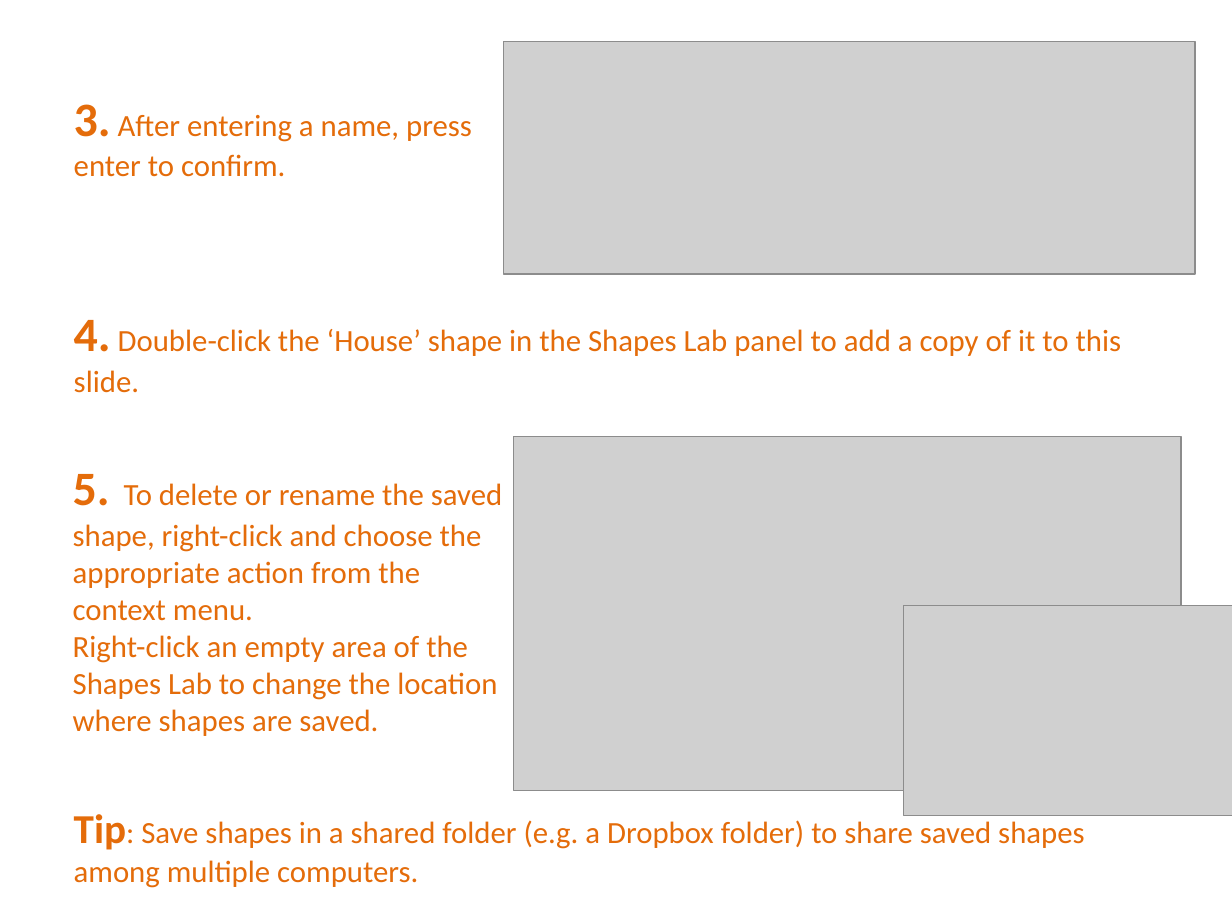
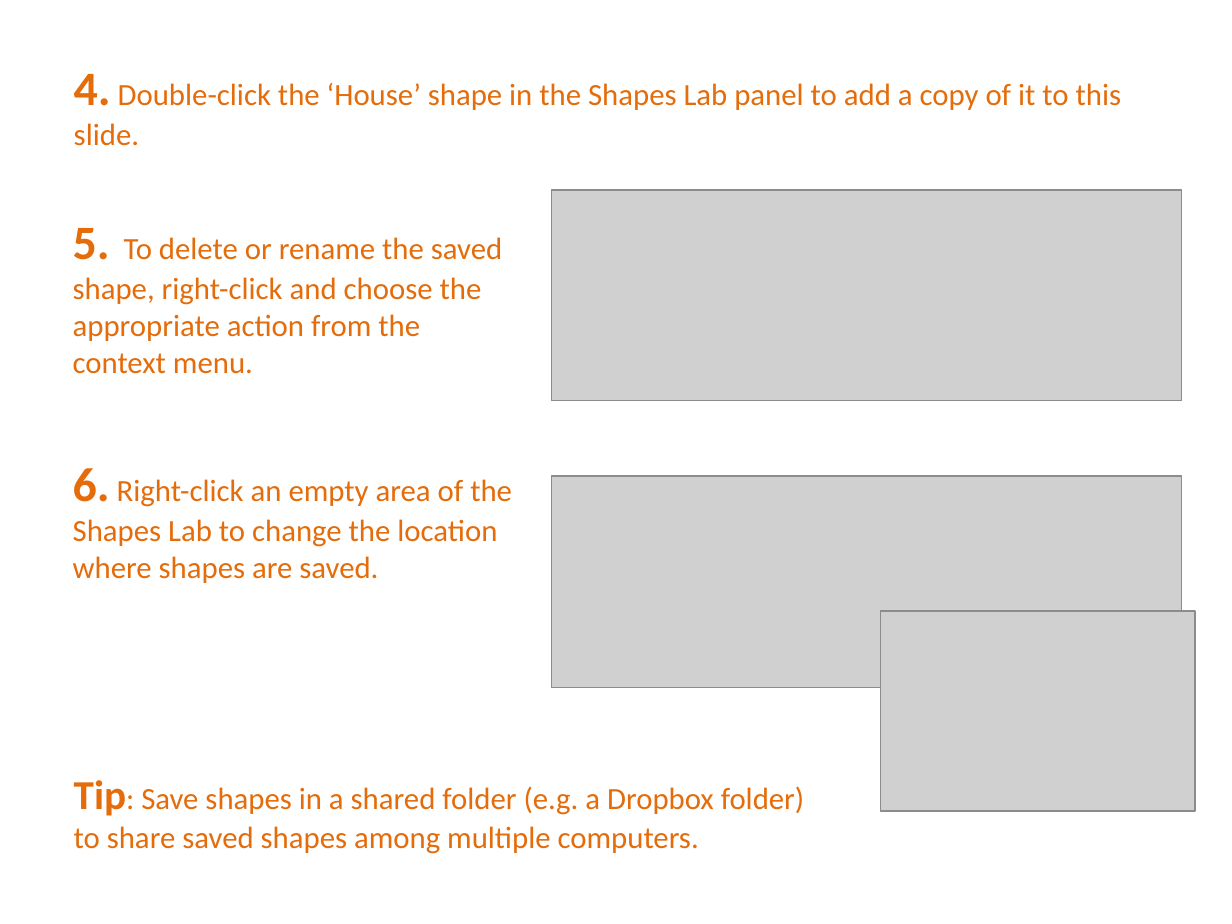
Before and after one commit to PowerPointLabs/PowerPointLabs, a slide deck: slide 31 of doc/PowerPointLabs Quick Tutorial.pptx (slide 30 before the commit). Drawn at 1232x924 pixels with LibreOffice and Linux fonts; fonts in the diff are those of the drawing; grey boxes stand for pictures. Boxes give left, top, right and bottom in pixels: in the first picture for what was removed or moved away, otherwise in the second. Text is boxed around its words. In the diff, an @@ line names an element or a change of style, - is before the commit and + after.

```diff
--- a/doc/PowerPointLabs Quick Tutorial.pptx
+++ b/doc/PowerPointLabs Quick Tutorial.pptx
@@ text "4. Double-click the ‘House’ shape ...": place and size @@
-text "4. Double-click the ‘House’ shape ..." at box(74, 320, 1122, 393)
+text "4. Double-click the ‘House’ shape ..." at box(74, 74, 1122, 146)
@@ text removed at box(74, 104, 472, 177) @@
-3. After entering a name, press enter to confirm.
@@ picture: place and size @@
-picture at box(514, 436, 1181, 790)
+picture at box(552, 190, 1181, 400)
@@ text at box(73, 228, 512, 583): text changed @@
-5. To delete or rename the saved shape, right-click and choose the appropriate action from the context menu.
-Right-click an empty area of the Shapes Lab to change the location where shapes are saved.
+5. To delete or rename the saved shape, right-click and choose the appropriate action from the context menu.
+6. Right-click an empty area of the Shapes Lab to change the location where shapes are saved.
@@ picture: place and size @@
-picture at box(504, 42, 1195, 275)
+picture at box(552, 476, 1181, 687)
@@ picture: place and size @@
-picture at box(903, 606, 1232, 816)
+picture at box(881, 611, 1195, 811)
@@ text "Tip: Save shapes in a ..." rewrapped from box(74, 814, 1084, 888) to box(74, 780, 805, 854) @@
```
Also in this commit, not shown: 12 other slides changed, 7 slides added.
